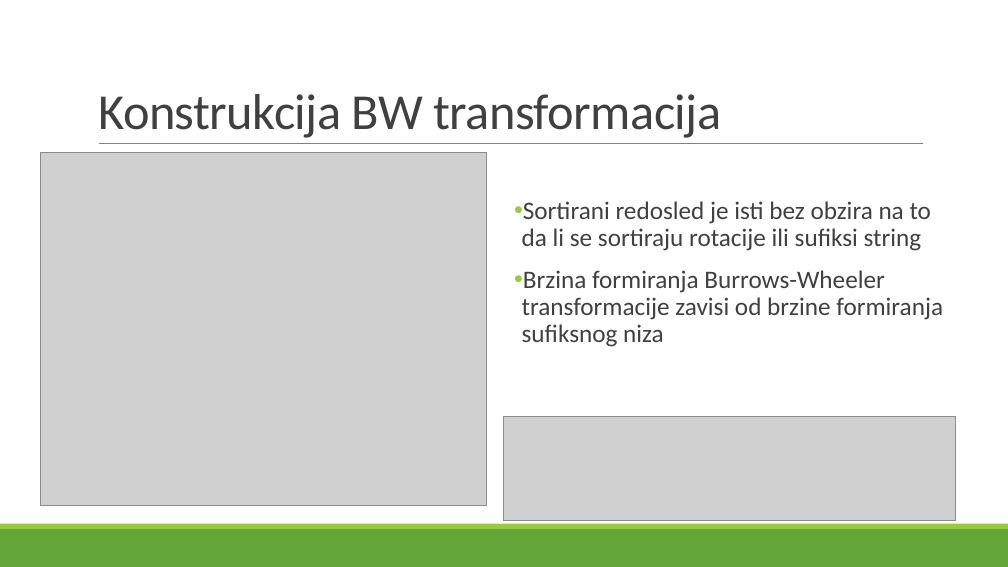
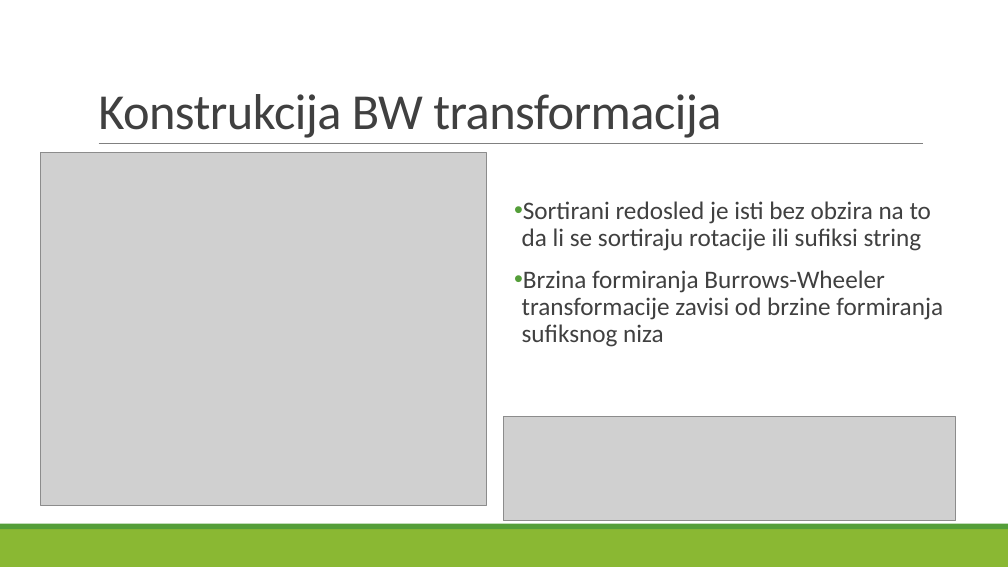
Before and after one commit to maricak/GenomicIT, a slide deck: slide 3 of BWT and FM index.pptx. Drawn at 1008x567 pixels with LibreOffice and Linux fonts; fonts in the diff are those of the drawing; grey boxes stand for pictures. Boxes give left, top, right and bottom in pixels: in the first picture for what was removed or moved away, otherwise in the second. Text is boxed around its words. In the diff, an @@ line names an element or a change of style, - is before the commit and + after.

```diff
--- a/BWT and FM index.pptx
+++ b/BWT and FM index.pptx
@@ text "Sortirani redosled je isti bez ..." at <box>522,201,943,347</box>: bullet colour #99CB38 to #549E39 @@
@@ rectangle at <box>0,529,1008,567</box>: fill #63A537 to #8AB833 @@
@@ rectangle at <box>0,524,1008,529</box>: fill #99CB38 to #549E39 @@
```
Also in this commit, not shown: 9 other slides changed, 1 slide added.
